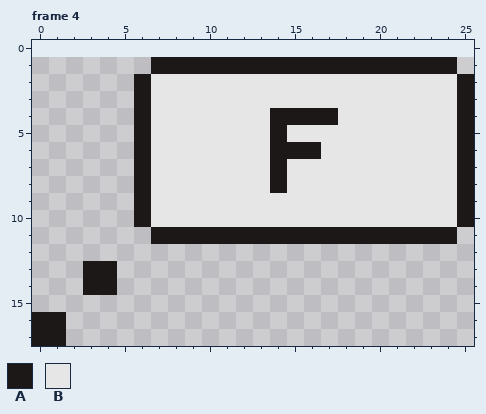
Two states of a pixel-art file, core/assets/sprites/npc/npc_bubble/npc_bubble.aseprite. That is the earlier state.
26x17 pixels, 4 frames. Shown: frame 4. The old version is drawn lined up with the new one, on the new canvas.
Palette (. is transparent): A #1c1817  B #e6e6e6
After:
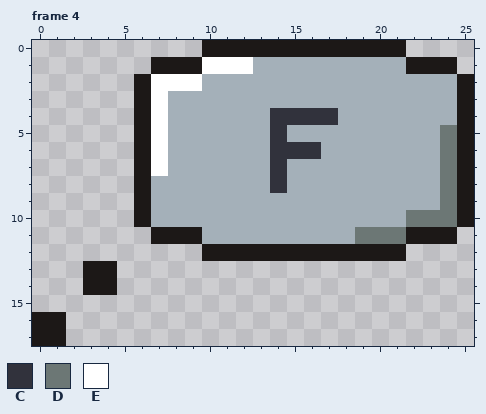
Colours new in this view: C #31323c  D #6c7775  E #ffffff
Changes in this commit:
{"change": "canvas 26x17 -> 26x18, the old top-left corner now at 0,1"}
{"colour":"B","old":"#e6e6e6","new":"#a4b0b9"}
{"where": "frame 4"}
{"frame":4,"y":0,"x":10,"old":"............","new":"AAAAAAAAAAAA"}
{"frame":4,"y":1,"x":10,"old":"AAAAAAAAAAAA","new":"EEEBBBBBBBBB"}
{"frame":4,"y":2,"x":7,"old":"BBB","new":"EEE"}
{"frame":4,"y":3,"x":7,"old":"B","new":"E"}
{"frame":4,"y":4,"x":7,"old":"B","new":"E"}
{"frame":4,"y":4,"x":14,"old":"AAAA","new":"CCCC"}
{"frame":4,"y":5,"x":7,"old":"B","new":"E"}
{"frame":4,"y":5,"x":14,"old":"A","new":"C"}
{"frame":4,"y":5,"x":24,"old":"B","new":"D"}
{"frame":4,"y":6,"x":7,"old":"B","new":"E"}
{"frame":4,"y":6,"x":14,"old":"AAA","new":"CCC"}
{"frame":4,"y":6,"x":24,"old":"B","new":"D"}
{"frame":4,"y":7,"x":7,"old":"B","new":"E"}
{"frame":4,"y":7,"x":14,"old":"A","new":"C"}
{"frame":4,"y":7,"x":24,"old":"B","new":"D"}
{"frame":4,"y":8,"x":14,"old":"A","new":"C"}
{"frame":4,"y":8,"x":24,"old":"B","new":"D"}
{"frame":4,"y":9,"x":24,"old":"B","new":"D"}
{"frame":4,"y":10,"x":22,"old":"BBB","new":"DDD"}
{"frame":4,"y":11,"x":10,"old":"AAAAAAAAAAAA","new":"BBBBBBBBBDDD"}
{"frame":4,"y":12,"x":10,"old":"............","new":"AAAAAAAAAAAA"}
{"label":"changed","picture_box":[151,40,457,261]}
